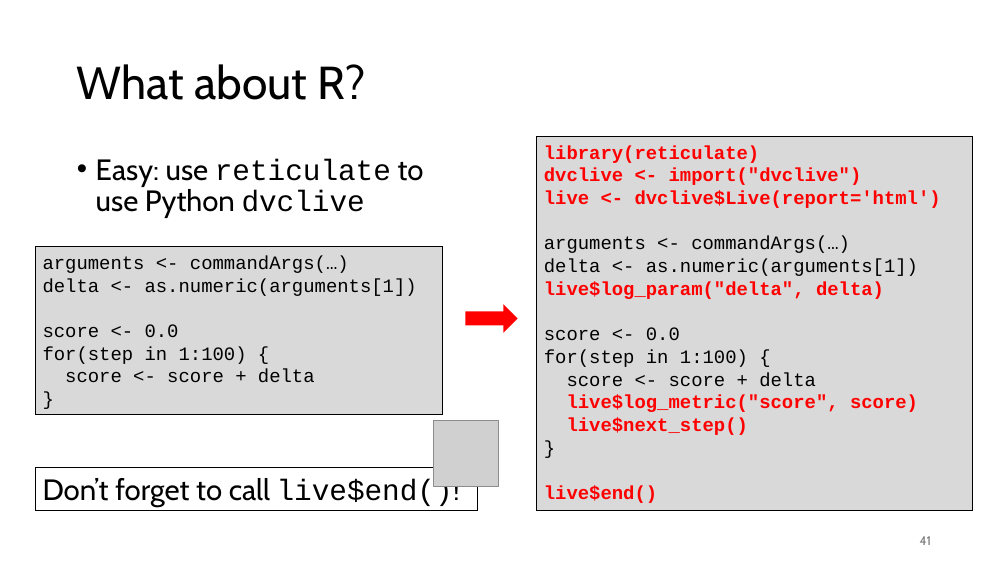
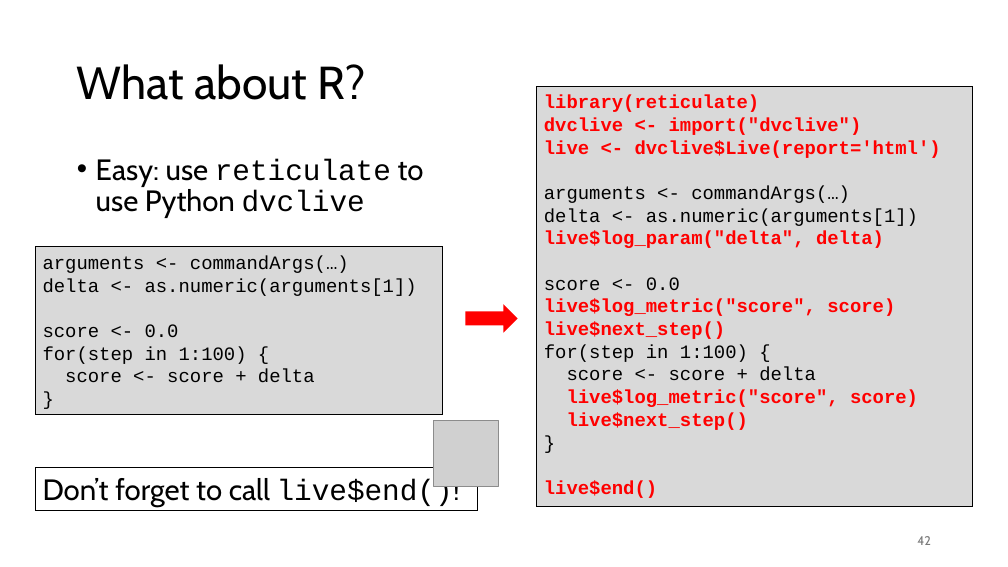
Before and after one commit to gjbex/MLOps-on-HPC, a slide deck: slide 42 of mlops_on_hpc.pptx (slide 41 before the commit). Drawn at 1008x567 pixels with LibreOffice and Linux fonts; fonts in the diff are those of the drawing; grey boxes stand for pictures. Boxes give left, top, right and bottom in pixels: in the first picture for what was removed or moved away, otherwise in the second. Text is boxed around its words. In the diff, an @@ line names an element or a change of style, - is before the commit and + after.

```diff
--- a/mlops_on_hpc.pptx
+++ b/mlops_on_hpc.pptx
@@ rectangle "library(reticulate)": place and size @@
-rectangle "library(reticulate)" at [537, 137, 973, 511]
+rectangle "library(reticulate)" at [537, 86, 973, 506]
@@ text in rectangle at [544, 299, 895, 339]: paragraphs added @@
+live$log_metric("score", score)
+live$next_step()
@@ page number at [917, 536, 931, 545]: text changed @@
-41
+42
```
Also in this commit, not shown: 1 slide added.
